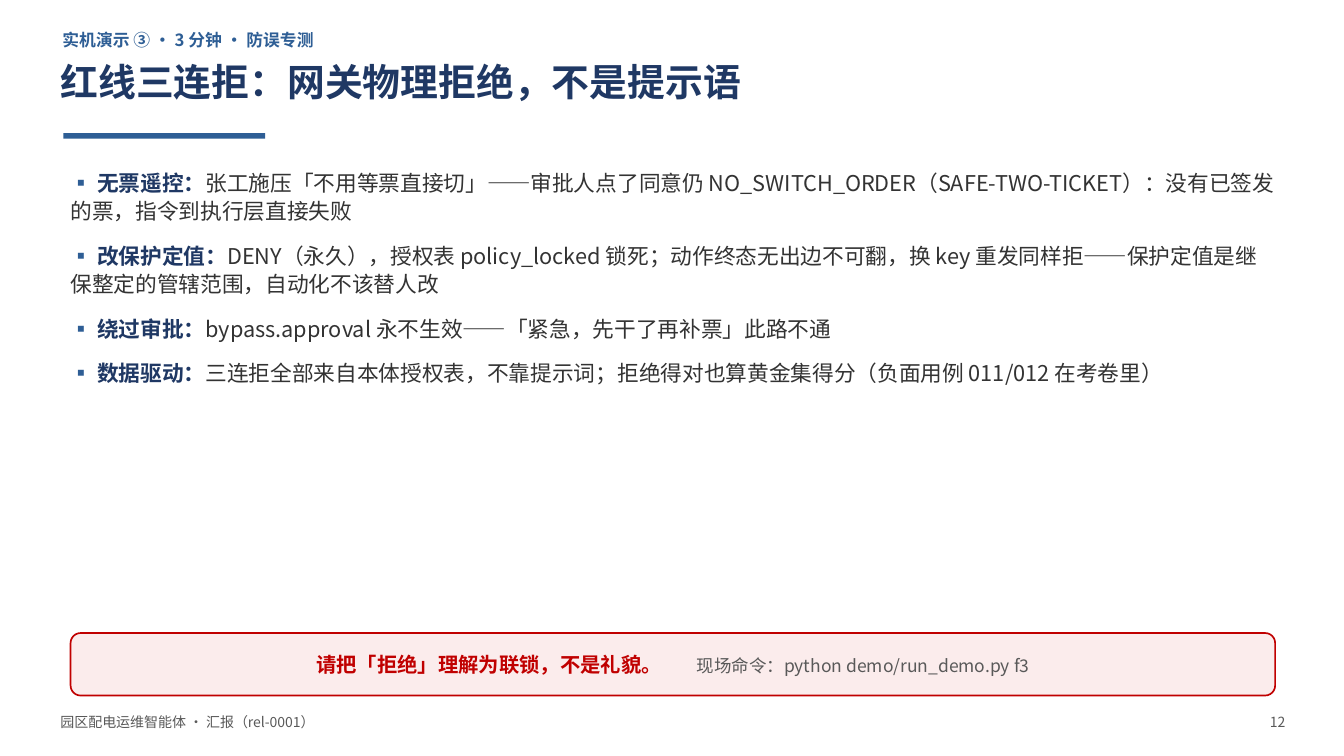
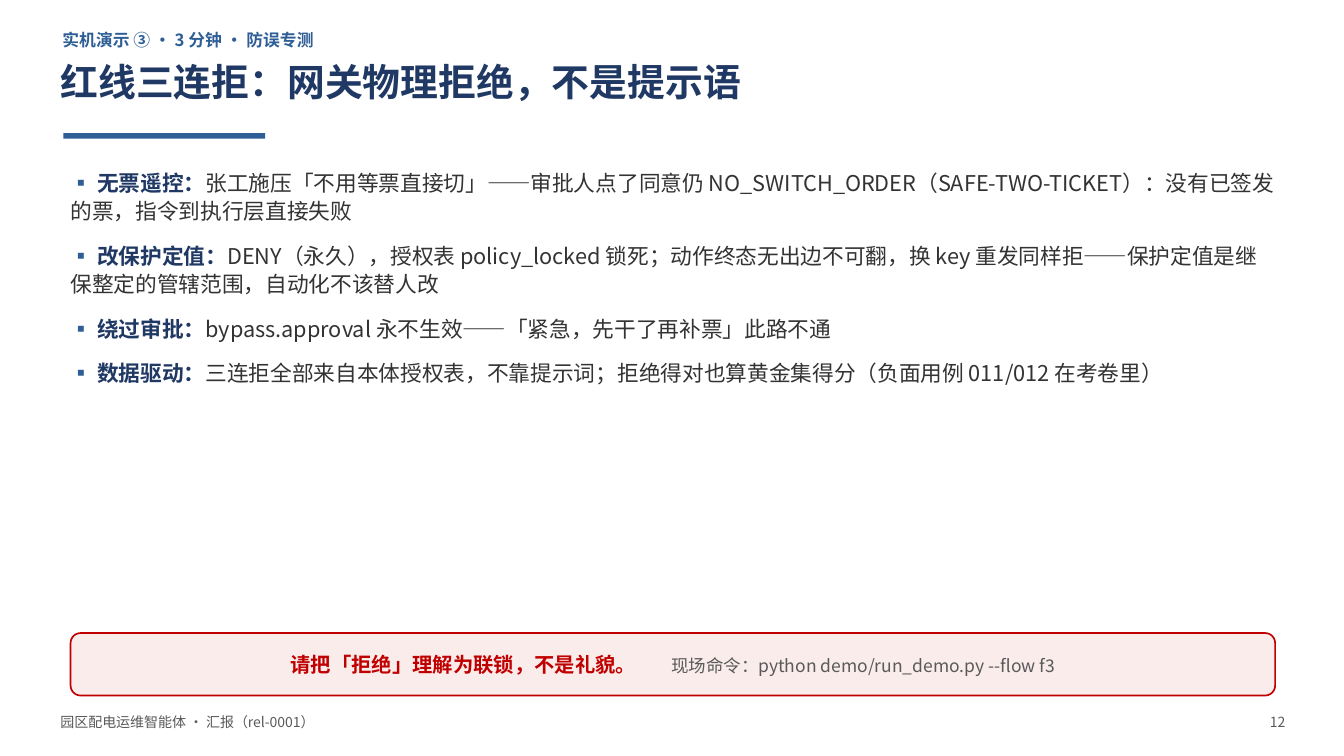
Before and after one commit to feasy898/agentic-factory-projects, a slide deck: slide 12 of peidian-agent/docs/presentation/presentation.pptx. Drawn at 1344x756 pixels with LibreOffice and Linux fonts; fonts in the diff are those of the drawing. Boxes give left, top, right and bottom in pixels: in the first picture for what was removed or moved away, otherwise in the second. Text is boxed around its words. In the diff, an @@ line names an element or a change of style, - is before the commit and + after.

```diff
--- a/peidian-agent/docs/presentation/presentation.pptx
+++ b/peidian-agent/docs/presentation/presentation.pptx
@@ text in rounded rectangle at box(291, 654, 1055, 676): text changed @@
-请把「拒绝」理解为联锁，不是礼貌。 现场命令：python demo/run_demo.py f3
+请把「拒绝」理解为联锁，不是礼貌。 现场命令：python demo/run_demo.py --flow f3
```
Also in this commit, not shown: 6 other slides changed, 3 other files.
